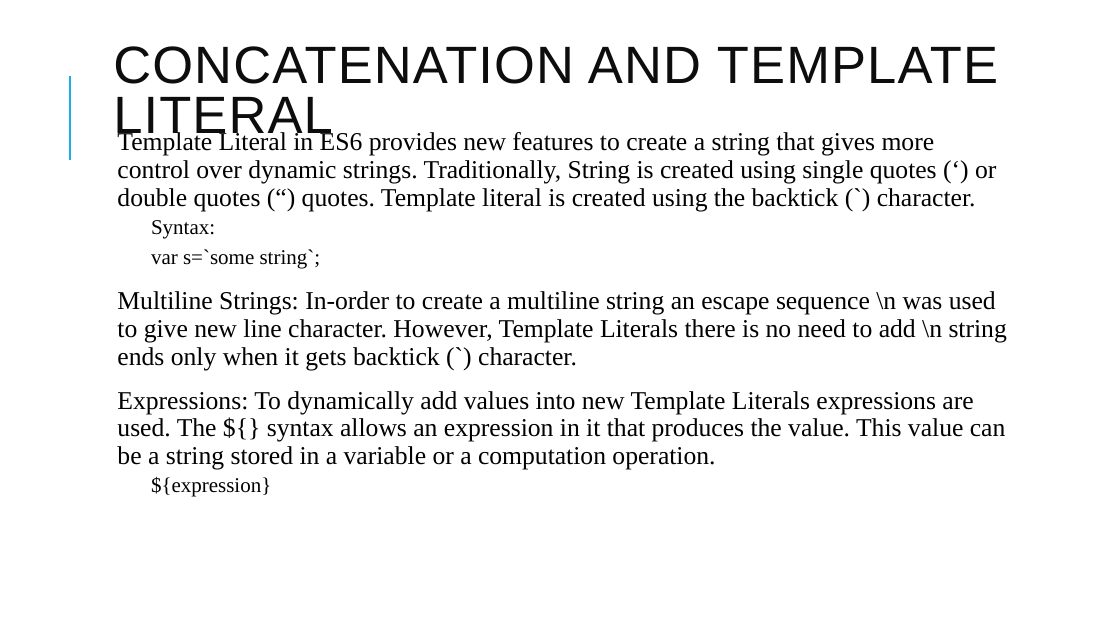
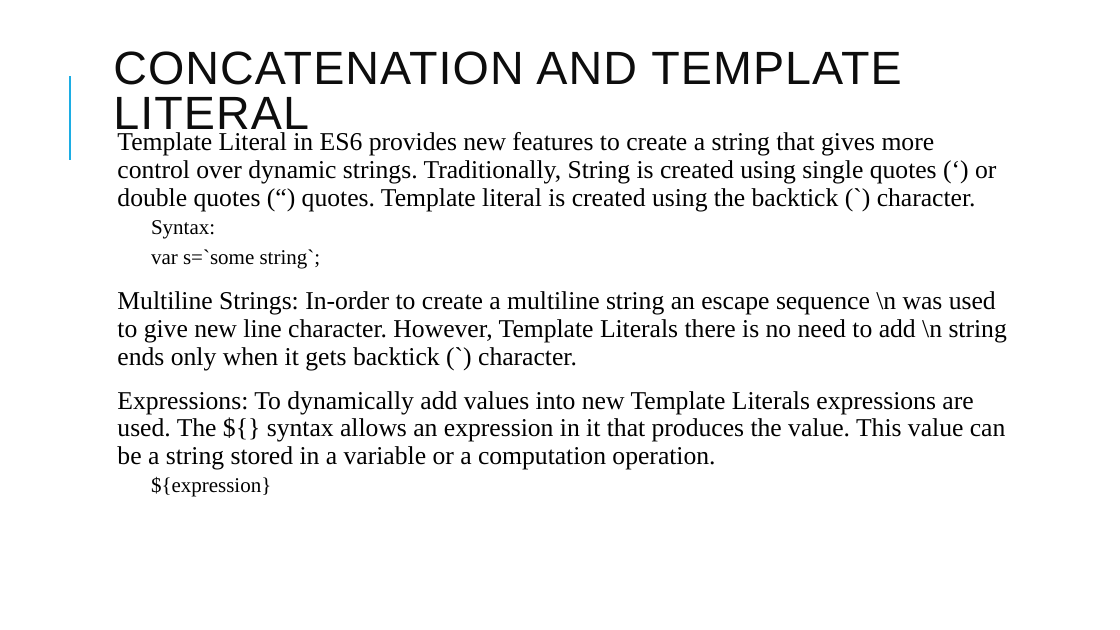
Before and after one commit to PramodJana/JavaScript, a slide deck: slide 9 of GFG JS Course Curriculam/Articles/001 Basics of JavaScript.pptx. Drawn at 1120x630 pixels with LibreOffice and Linux fonts; fonts in the diff are those of the drawing. Boxes give left, top, right and bottom in pixels: in the first picture for what was removed or moved away, otherwise in the second. Text is boxed around its words. In the diff, an @@ line names an element or a change of style, - is before the commit and + after.

```diff
--- a/GFG JS Course Curriculam/Articles/001 Basics of JavaScript.pptx
+++ b/GFG JS Course Curriculam/Articles/001 Basics of JavaScript.pptx
@@ title "CONCATENATION AND TEMPLATE LITERAL" at [113, 51, 901, 138]: size 45 to 40 pt @@
```
